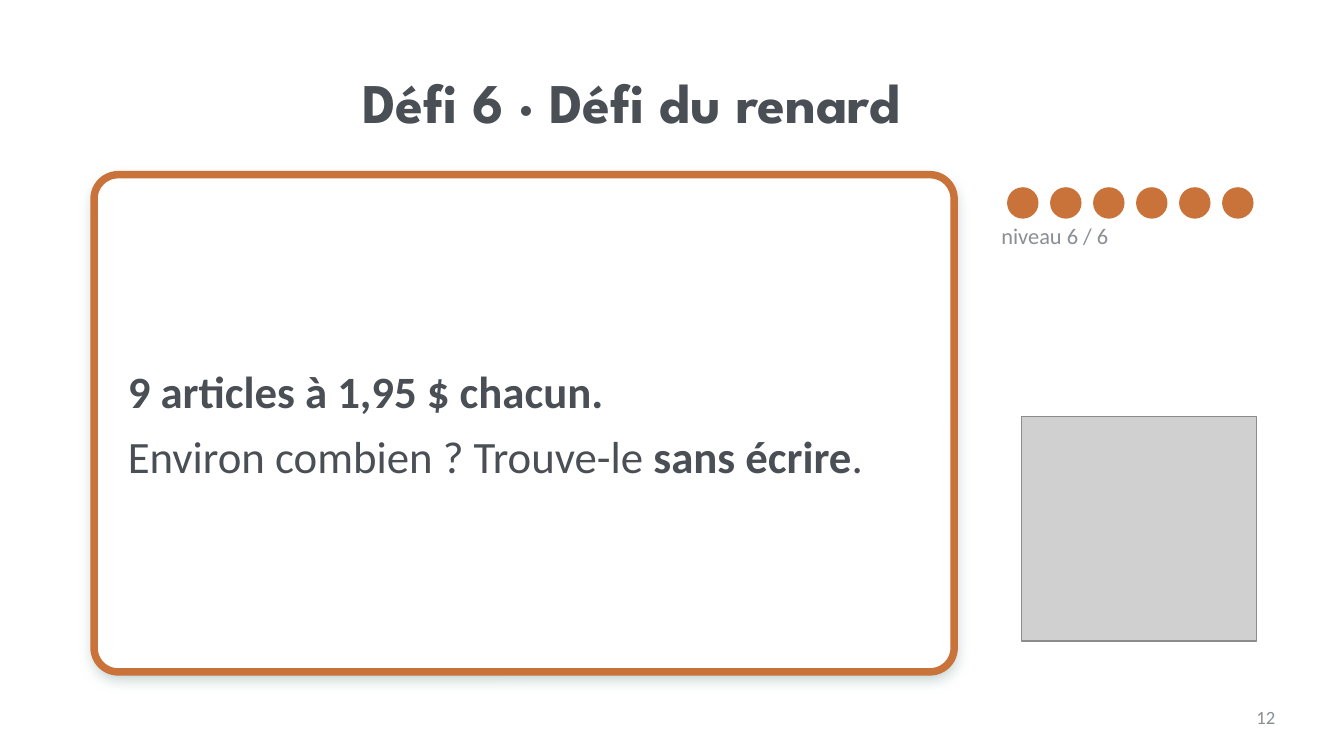
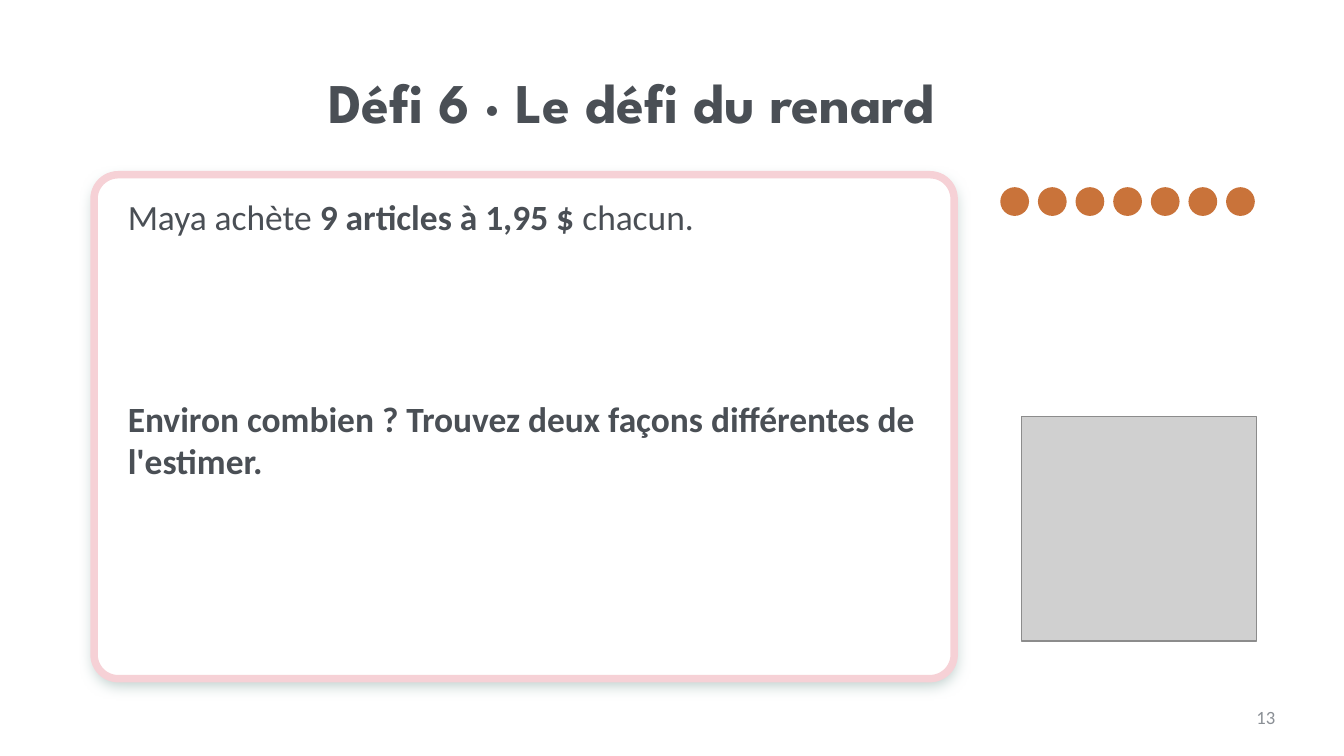
Before and after one commit to isabellepedneault111-ai/Chat-, a slide deck: slide 13 of PPS_Consommation_Hub_Teams/Lecons/2026-10-13_Mardi_Estimer-Besoins-Desirs/1_Diaporama_Grand-groupe.pptx (slide 12 before the commit). Drawn at 1344x756 pixels with LibreOffice and Linux fonts; fonts in the diff are those of the drawing; grey boxes stand for pictures; background and template pictures are left out. Boxes give left, top, right and bottom in pixels: in the first picture for what was removed or moved away, otherwise in the second. Text is boxed around its words. In the diff, an @@ line names an element or a change of style, - is before the commit and + after.

```diff
--- a/PPS_Consommation_Hub_Teams/Lecons/2026-10-13_Mardi_Estimer-Besoins-Desirs/1_Diaporama_Grand-groupe.pptx
+++ b/PPS_Consommation_Hub_Teams/Lecons/2026-10-13_Mardi_Estimer-Besoins-Desirs/1_Diaporama_Grand-groupe.pptx
@@ title at [328,84,934,124]: text changed @@
-Défi 6 · Défi du renard
+Défi 6 · Le défi du renard
@@ rounded rectangle: place and size @@
-rounded rectangle at [94,175,954,672]
+rounded rectangle at [94,175,954,679]
@@ rounded rectangle at [94,175,954,679]: proportions changed @@
@@ rounded rectangle: place and size @@
-rounded rectangle at [94,175,954,672]
+rounded rectangle at [94,175,954,679]
@@ rounded rectangle at [94,175,954,679]: outline #C9733A 4 pt to #F6D1D6 4 pt; proportions changed @@
@@ text at [128,205,694,236]: text changed; size 24 to 19 pt; bold off @@
-9 articles à 1,95 $ chacun.
-Environ combien ? Trouve-le sans écrire.
+Maya achète 9 articles à 1,95 $ chacun.
@@ text "Maya achète 9 articles à ..." at [128,205,694,236]: vertical alignment middle to top @@
@@ ellipse: place and size @@
-ellipse at [1008,188,1038,218]
+ellipse at [1001,188,1028,215]
@@ ellipse: place and size @@
-ellipse at [1051,188,1081,218]
+ellipse at [1039,188,1066,215]
@@ ellipse added at [1077,188,1103,215], fill #C9733A, outline #C9733A 1 pt @@
@@ ellipse: place and size @@
-ellipse at [1094,188,1124,218]
+ellipse at [1114,188,1141,215]
@@ ellipse: place and size @@
-ellipse at [1137,188,1167,218]
+ellipse at [1152,188,1179,215]
@@ ellipse: place and size @@
-ellipse at [1180,188,1210,218]
+ellipse at [1189,188,1216,215]
@@ ellipse: place and size @@
-ellipse at [1223,188,1253,218]
+ellipse at [1227,188,1254,215]
@@ text removed at [1001,228,1108,244] @@
-niveau 6 / 6
@@ text added at [128,407,915,475], 19 pt, text #4A4F55, bold @@
+Environ combien ? Trouvez deux façons différentes de l'estimer.
@@ page number at [1256,712,1275,724]: text changed @@
-12
+13
```
Also in this commit, not shown: 17 other slides changed, 6 slides added, 4 slides removed, 15 other files.
